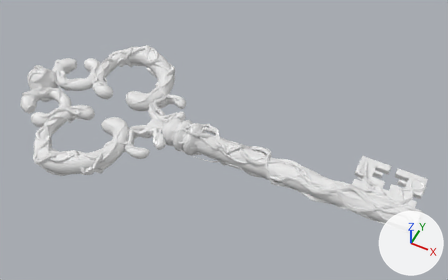
Renders of the Blender file obj_chestKey_anyaGupta_02.blend from each side of a commit.
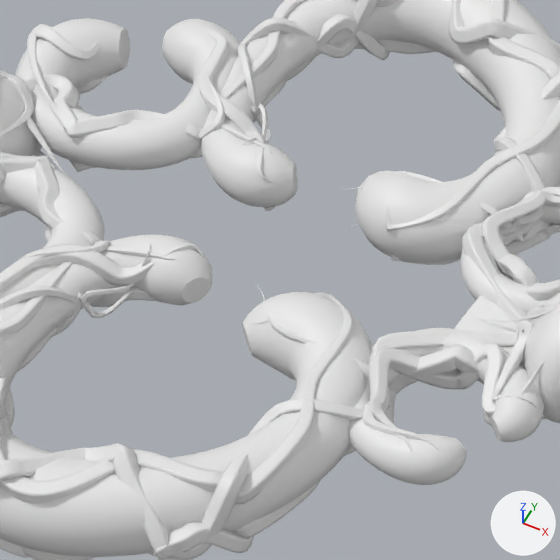
Each version is shown whole from a 50 mm lens placed at (14.53, -34.63, 44.82), pointed at (-3.3, 1.02, 0.25), then close up on the part from 11% to 38% of the width and 19% to 63% of the height. The axes (+X, +Y, +Z) are drawn at lower right. The lights are the same throughout. The first two pictures are the older version. The close-ups show mesh edges as thin lines.

The older version as bpy lines, for what is in view:
```python
ob_keybase = bpy.data.objects.new('KeyBase', me_plane_001)
ob_keybase.location = (12.33, 2.54, -0.17)
ob_keybase.scale = (3.97, 3.26, 3.26)
ob_thickleavestop = bpy.data.objects.new('ThickLeavesTop', cu_béziercurve)
ob_thickleavestop.location = (0.0, 0.0, 0.0)
ob_thinleaves = bpy.data.objects.new('ThinLeaves', cu_béziercurve_001)
ob_thinleaves.location = (0.0, 0.0, 0.0)
```
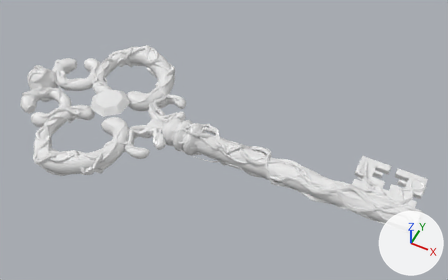
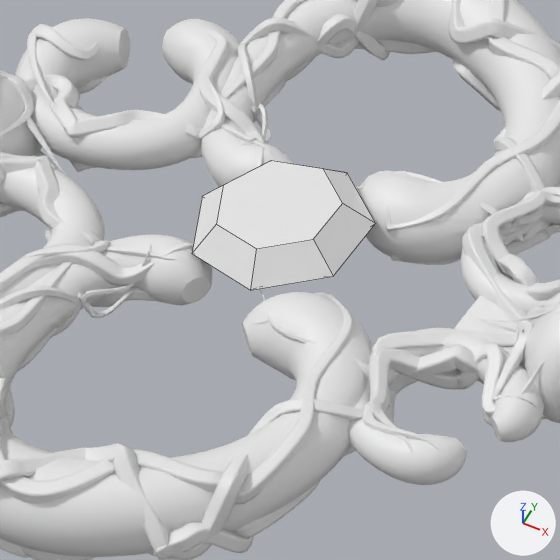
Where the change shows, as pixel boxes (x1, y1, x2, y2) in the close-ups (560 x 560 px):
'Gemstone', added: after (192, 161, 376, 290)

Edits to the bpy script that builds the scene:
```text
Add me_cone:
    me_cone.from_pydata([(0.0, 0.68, -1.38), (0.53, 0.42, -1.38), (0.66, -0.15, -1.38), (0.3, -0.61, -1.38), (-0.3, -0.61, -1.38), (-0.66, -0.15, -1.38), (-0.53, 0.42, -1.38), (0.0, 0.0, 0.06), (0.0, 1.0, -1.0), (0.78, 0.62, -1.0), (0.97, -0.22, -1.0), (0.43, -0.9, -1.0), (-0.43, -0.9, -1.0), (-0.97, -0.22, -1.0), (-0.78, 0.62, -1.0)], [], [(8, 7, 9), (9, 7, 10), (10, 7, 11), (11, 7, 12), (12, 7, 13), (0, 1, 2, 3, 4, 5, 6), (13, 7, 14), (14, 7, 8), (1, 0, 8, 9), (2, 1, 9, 10), (3, 2, 10, 11), (4, 3, 11, 12), (5, 4, 12, 13), (6, 5, 13, 14), (0, 6, 14, 8)])
Add ob_gemstone:
    ob_gemstone = bpy.data.objects.new('Gemstone', me_cone)
    ob_gemstone.location = (-15.66, 0.06, -0.91)
    ob_gemstone.rotation_euler = (3.142, 0.0, 0.252)  # degrees (180, 0, 14)
    ob_gemstone.scale = (2.04, 2.04, 1.58)
```
